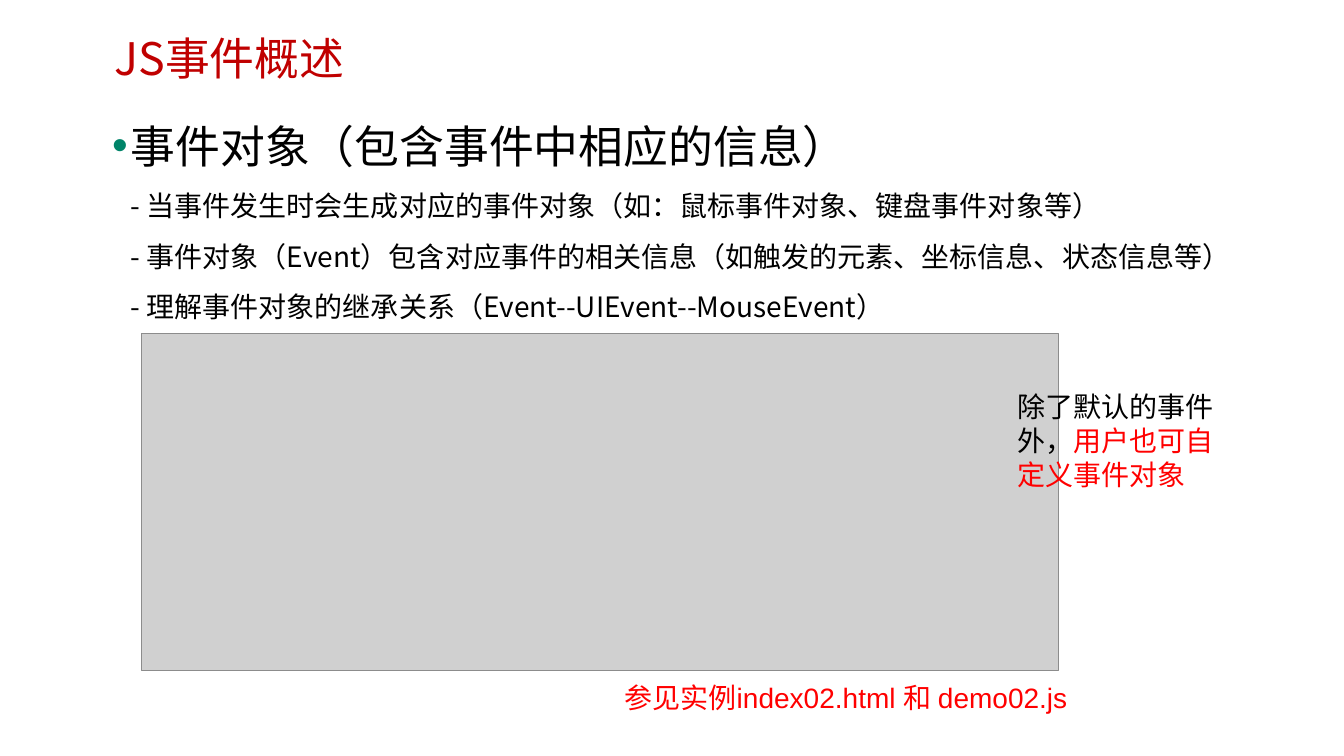
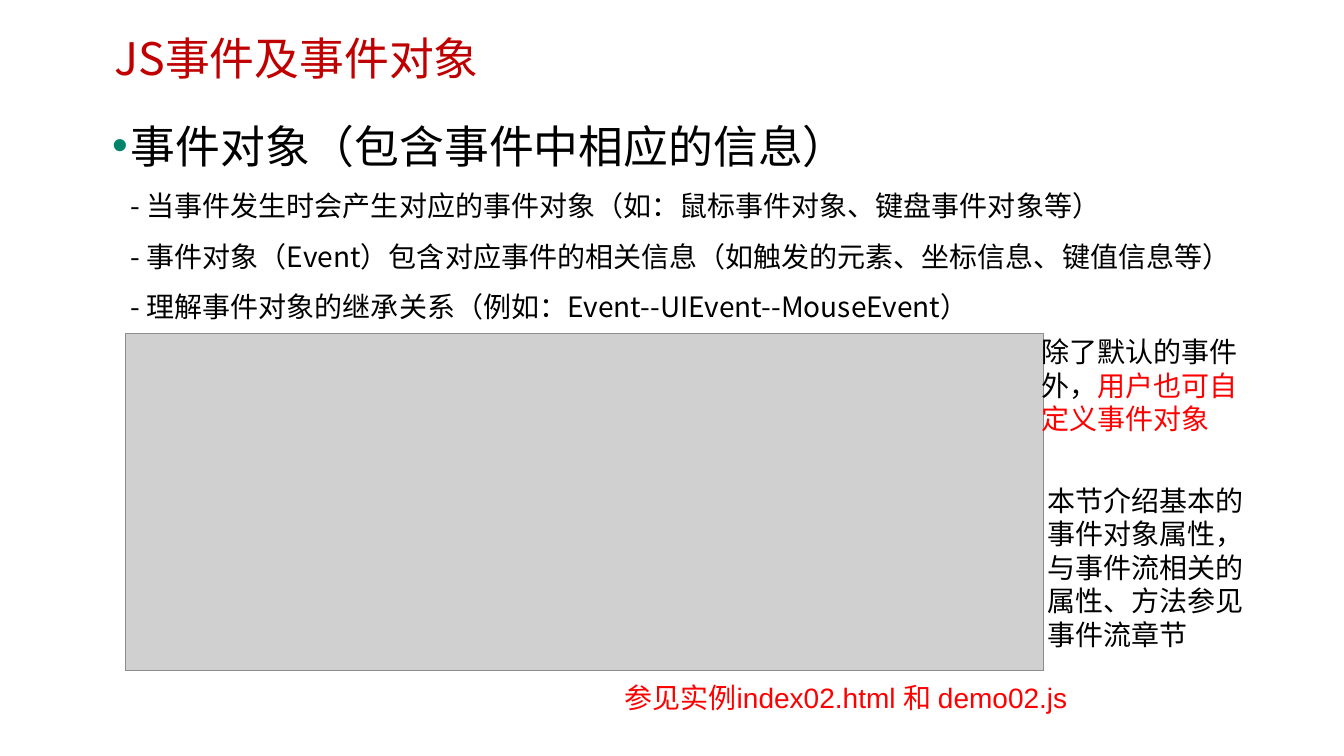
Before and after one commit to edu2act/course-javascript-advanced, a slide deck: slide 4 of 课程PPT/25.事件处理（事件流-待修改）.pptx. Drawn at 1344x756 pixels with LibreOffice and Linux fonts; fonts in the diff are those of the drawing; grey boxes stand for pictures; background and template pictures are left out. Boxes give left, top, right and bottom in pixels: in the first picture for what was removed or moved away, otherwise in the second. Text is boxed around its words. In the diff, an @@ line names an element or a change of style, - is before the commit and + after.

```diff
--- a/课程PPT/25.事件处理（事件流-待修改）.pptx
+++ b/课程PPT/25.事件处理（事件流-待修改）.pptx
@@ text at bbox=[114, 37, 478, 79]: text changed @@
-JS事件概述
+JS事件及事件对象
@@ text at bbox=[131, 124, 1231, 320]: text changed @@
-• 事件对象（包含事件中相应的信息）
-  - 当事件发生时会生成对应的事件对象（如：鼠标事件对象、键盘事件对象等）
-  - 事件对象（Event）包含对应事件的相关信息（如触发的元素、坐标信息、状态信息等）
-  - 理解事件对象的继承关系（Event--UIEvent--MouseEvent）
+• 事件对象（包含事件中相应的信息）
+  - 当事件发生时会产生对应的事件对象（如：鼠标事件对象、键盘事件对象等）
+  - 事件对象（Event）包含对应事件的相关信息（如触发的元素、坐标信息、键值信息等）
+  - 理解事件对象的继承关系（例如：Event--UIEvent--MouseEvent）
@@ picture: place and size @@
-picture at bbox=[141, 334, 1060, 670]
+picture at bbox=[125, 334, 1044, 670]
@@ text "除了默认的事件外，用户也可自定义事件对象": place and size @@
-text "除了默认的事件外，用户也可自定义事件对象" at bbox=[1017, 389, 1213, 493]
+text "除了默认的事件外，用户也可自定义事件对象" at bbox=[1041, 334, 1237, 437]
@@ text added at bbox=[1047, 487, 1243, 648], 20 pt, text #000000 @@
+本节介绍基本的事件对象属性，与事件流相关的属性、方法参见事件流章节
```
Also in this commit, not shown: 6 other slides changed, 5 slides added, 2 slides removed, 5 other files.
